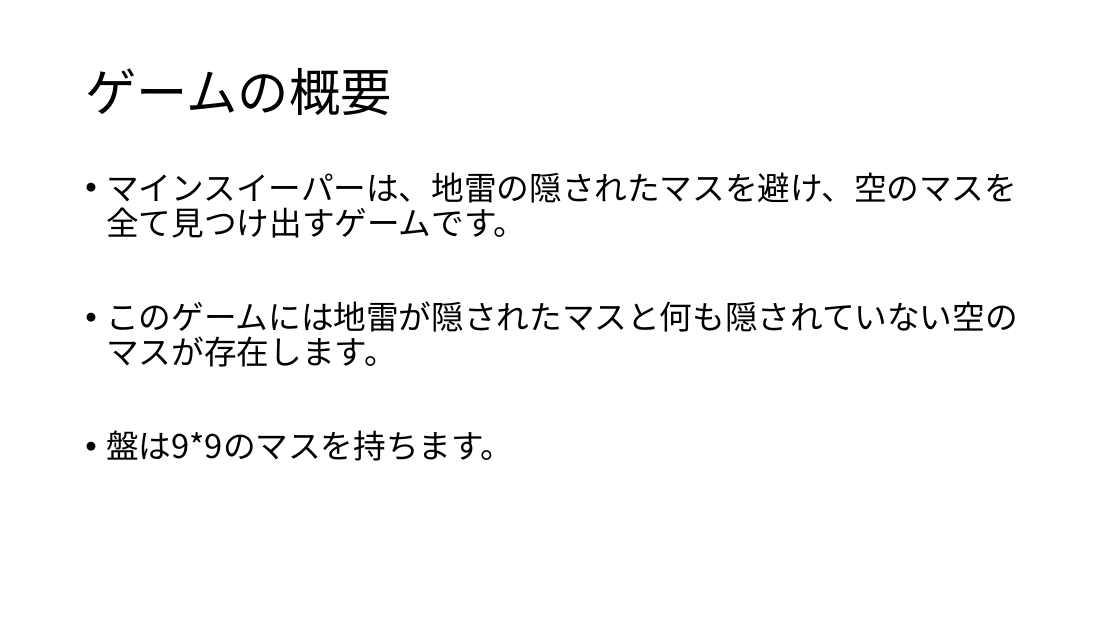
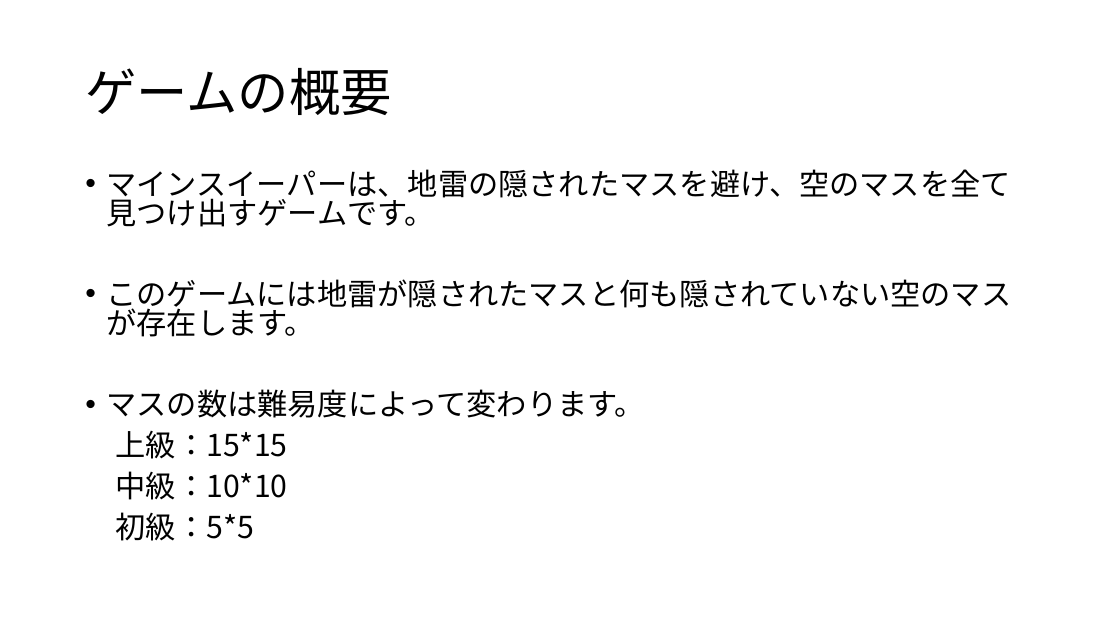
Before and after one commit to Yuma-Hamasaki/zero1_newProject, a slide deck: slide 2 of 01_requirements/マインスイーパー要求書.pptx. Drawn at 1120x630 pixels with LibreOffice and Linux fonts; fonts in the diff are those of the drawing. Boxes give left, top, right and bottom in pixels: in the first picture for what was removed or moved away, otherwise in the second. Text is boxed around its words. In the diff, an @@ line names an element or a change of style, - is before the commit and + after.

```diff
--- a/01_requirements/マインスイーパー要求書.pptx
+++ b/01_requirements/マインスイーパー要求書.pptx
@@ text at [106,169,1011,337]: size 28 to 25.9 pt in "マインスイーパーは、地雷の隠されたマスを避け、空のマスを全て見つけ出すゲームです。", "このゲームには地雷が隠されたマスと何も隠されていない空のマスが存在します。"; line spacing 0.9 to 0.8 @@
@@ text at [106,389,645,541]: text changed; size 28 to 25.9 pt @@
-• 盤は9*9のマスを持ちます。
+• マスの数は難易度によって変わります。
+上級：15*15
+中級：10*10
+初級：5*5
```
Also in this commit, not shown: 3 other slides changed.
